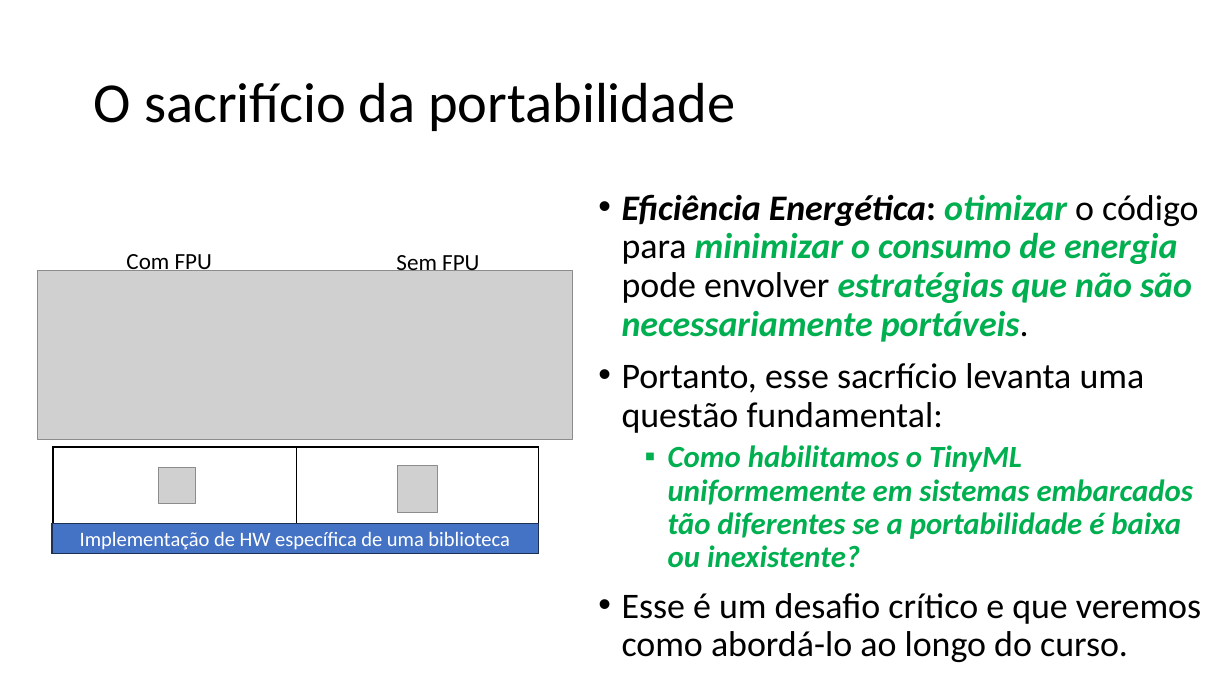
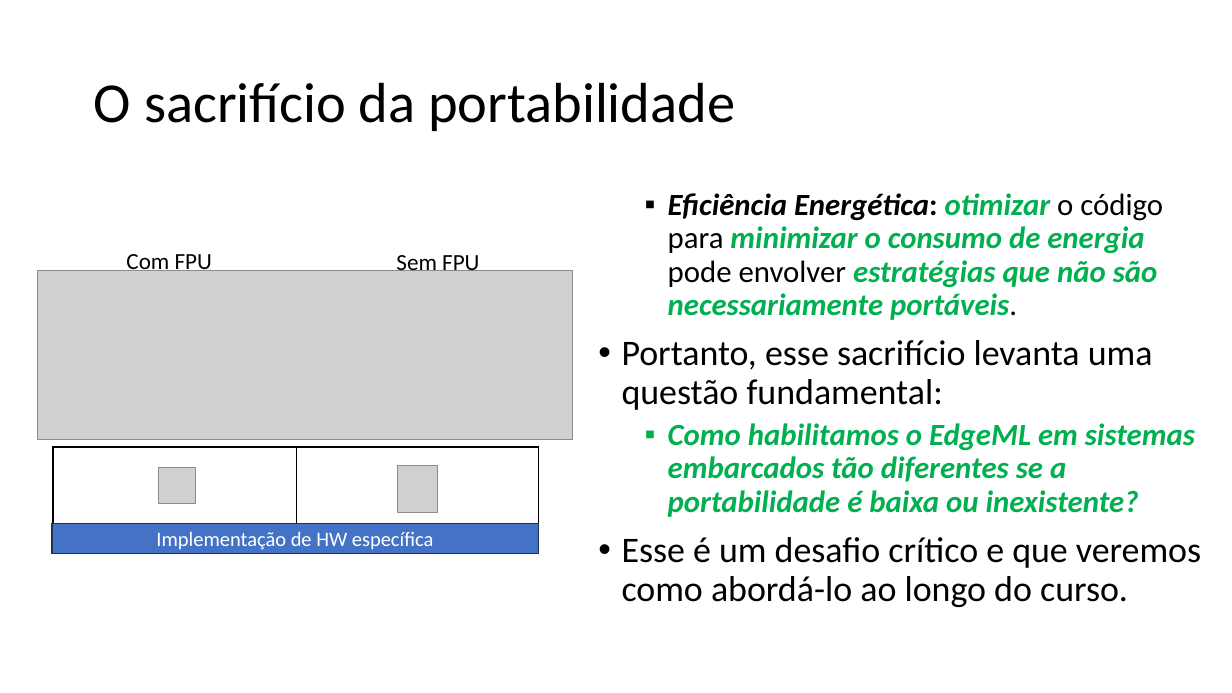
Before and after one commit to zz4fap/tp557-iot-ml, a slide deck: slide 48 of slides/TP557_2_Desafios_do_TinyML_sistemas_embarcados.pptx (slide 44 before the commit). Drawn at 1232x693 pixels with LibreOffice and Linux fonts; fonts in the diff are those of the drawing; grey boxes stand for pictures. Boxes give left, top, right and bottom in pixels: in the first picture for what was removed or moved away, otherwise in the second. Text is boxed around its words. In the diff, an @@ line names an element or a change of style, - is before the commit and + after.

```diff
--- a/slides/TP557_2_Desafios_do_TinyML_sistemas_embarcados.pptx
+++ b/slides/TP557_2_Desafios_do_TinyML_sistemas_embarcados.pptx
@@ text at <box>668,193,1163,320</box>: size 28 to 24 pt in "Eficiência Energética: otimizar o código para minimizar ..."; bullet • to ▪; list level 1 to 2 in "Eficiência Energética: otimizar o código ..." @@
@@ text at <box>622,340,1195,517</box>: text changed @@
-• Portanto, esse sacrfício levanta uma questão fundamental:
-  ▪ Como habilitamos o TinyML uniformemente em sistemas embarcados tão diferentes se a portabilidade é baixa ou inexistente?
+• Portanto, esse sacrifício levanta uma questão fundamental:
+  ▪ Como habilitamos o EdgeML em sistemas embarcados tão diferentes se a portabilidade é baixa ou inexistente?
@@ text in rectangle at <box>156,531,434,550</box>: text changed @@
-Implementação de HW específica de uma biblioteca
+Implementação de HW específica
```
Also in this commit, not shown: 24 other slides changed, 4 slides added, 1 other file.
